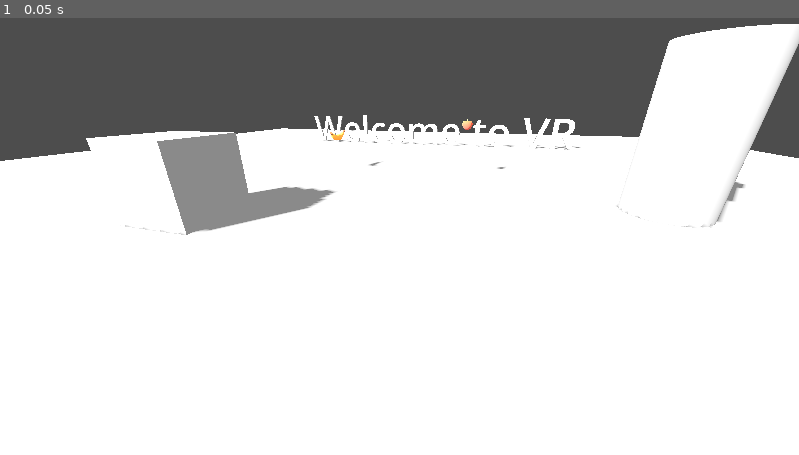
Above: before the commit, frame 1.
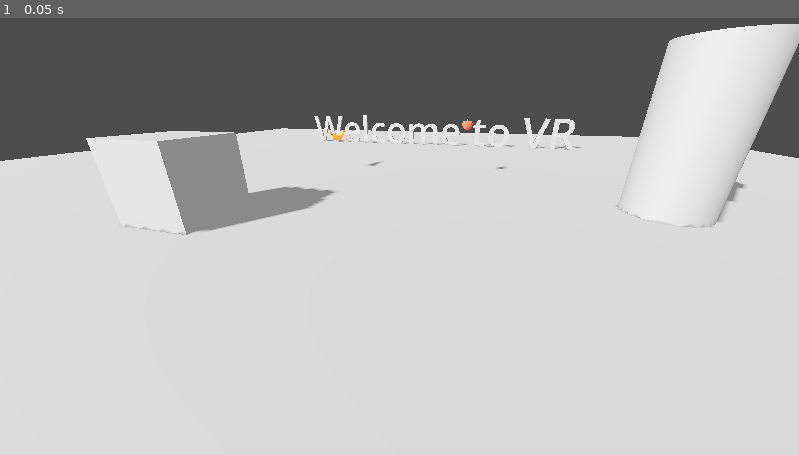
Above: after the commit, the same moment.

Repository: pientaszek0/rwr
Game: Godot game, scene res://main_scene.tscn
The game is run twice, just before and just after one commit, with the same random seed, the same clock (stepped at 60 frames per second) and the same inputs.
Inputs:
- Up to frame 1 (0.05 s): no input

The runs differ from the first frame. In frame 1, 71% of the frame differs, in the area x 0-100%, y 1-100%.

Commit message:
stabilizacja teleportu

Diff:
--- a/project_files/main_scene.tscn
+++ b/project_files/main_scene.tscn
@@ -31,10 +31,6 @@
 
 [sub_resource type="CylinderMesh" id="CylinderMesh_hq1ik"]
 
-[sub_resource type="SphereMesh" id="SphereMesh_8mm7a"]
-radius = 0.1
-height = 0.2
-
 [node name="MainScene" type="Node3D" unique_id=1926957678]
 script = ExtResource("1_0f027")
 
@@ -42,7 +38,7 @@
 
 [node name="DirectionalLight" type="DirectionalLight3D" parent="Level" unique_id=1421545829]
 transform = Transform3D(0.8363532, 0.23601094, 0.49478507, -0.081425205, -0.8390826, 0.5378758, 0.5421101, -0.4901421, -0.68255216, 13.434639, 10, -16.061966)
-light_energy = 1.5
+light_energy = 0.5
 shadow_enabled = true
 
 [node name="WorldEnvironment" type="WorldEnvironment" parent="Level" unique_id=260189211]
@@ -106,8 +102,9 @@
 target_position = Vector3(0, 0, -10)
 
 [node name="TeleportMarker" type="MeshInstance3D" parent="XROrigin3D/LeftController" unique_id=1356863327]
+transform = Transform3D(0.5, 0, 0, 0, 0.5, 0, 0, 0, 0.5, 0, 0, 0)
 visible = false
-mesh = SubResource("SphereMesh_8mm7a")
+mesh = ExtResource("2_gyfs4")
 
 [node name="RightController" type="XRController3D" parent="XROrigin3D" unique_id=1125101334]
 transform = Transform3D(1, 0, 0, 0, 1, 0, 0, 0, 1, 1.1877041, 0.7146666, 0)
--- a/project_files/teleport.gd
+++ b/project_files/teleport.gd
@@ -23,8 +23,12 @@
 	var target: Vector3 = ray.get_collision_point()
 
 	var origin_tf := xr_origin.global_transform
-	var cam_tf := xr_camera.global_transform
-	var cam_offset := cam_tf.origin - origin_tf.origin
+	#var cam_tf := xr_camera.global_transform
+	#var cam_offset := cam_tf.origin - origin_tf.origin
+	#origin_tf.origin = target - cam_offset
 
-	origin_tf.origin = target - cam_offset
+	# Height sabilisation
+	var cam_offset = 0.0
+	origin_tf.origin = Vector3(target.x - cam_offset.x, target.y, target.z - cam_offset.z)
+
 	xr_origin.global_transform = origin_tf
Not shown, changed: docs/index.html
Not shown, changed: docs/index.pck
